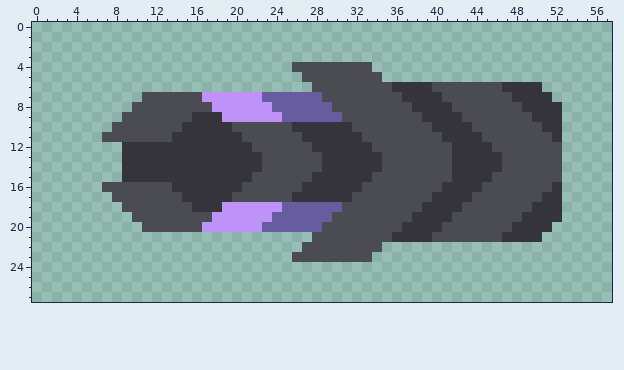
Two versions of one pixel-art sprite, sprites/units/impulse-leg-base.png. The picture above was drawn from the file before the commit.
The file is 58x28 pixels.
Once edited:
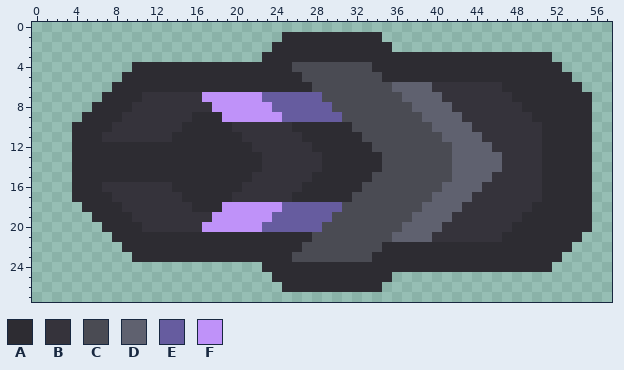
Palette (. is transparent): A #2d2c32  B #35333b  C #4a4b53  D #5f616f  E #665c9f  F #bf92f9
Diff:
@@ x 0..57 @@
  0 ..........................................................
- 1 ..........................................................
- 2 ..........................................................
- 3 ..........................................................
- 4 ..........................CCCCCCCC........................
- 5 ...........................CCCCCCCC.......................
- 6 ............................CCCCCCCCBBBBCCCCCCCBBBB.......
- 7 ...........CCCCCCFFFFFFEEEEEECCCCCCCCBBBBCCCCCCCBBBB......
- 8 ..........CCCCCCCCFFFFFFEEEEEECCCCCCCCBBBBCCCCCCCBBBB.....
- 9 .........CCCCCCCBBBFFFFFFEEEEEECCCCCCCCBBBBCCCCCCCBBB.....
-10 ........CCCCCCCBBBBBCCCCCCBBBBBBCCCCCCCCBBBBCCCCCCCBB.....
-11 .......CCCCCCCBBBBBBBCCCCCCBBBBBBCCCCCCCCBBBBCCCCCCCB.....
-12 .........BBBBBBBBBBBBBCCCCCCBBBBBBCCCCCCCCBBBBCCCCCCC.....
-13 .........BBBBBBBBBBBBBBCCCCCCBBBBBBCCCCCCCBBBBBCCCCCC.....
-14 .........BBBBBBBBBBBBBBCCCCCCBBBBBBCCCCCCCBBBBBCCCCCC.....
-15 .........BBBBBBBBBBBBBCCCCCCBBBBBBCCCCCCCCBBBBCCCCCCC.....
-16 .......CCCCCCCBBBBBBBCCCCCCBBBBBBCCCCCCCCBBBBCCCCCCCB.....
-17 ........CCCCCCCBBBBBCCCCCCBBBBBBCCCCCCCCBBBBCCCCCCCBB.....
-18 .........CCCCCCCBBBFFFFFFEEEEEECCCCCCCCBBBBCCCCCCCBBB.....
-19 ..........CCCCCCCCFFFFFFEEEEEECCCCCCCCBBBBCCCCCCCBBBB.....
-20 ...........CCCCCCFFFFFFEEEEEECCCCCCCCBBBBCCCCCCCBBBB......
-21 ............................CCCCCCCCBBBBCCCCCCCBBBB.......
-22 ...........................CCCCCCCC.......................
-23 ..........................CCCCCCCC........................
-24 ..........................................................
-25 ..........................................................
-26 ..........................................................
+ 1 .........................AAAAAAAAAA.......................
+ 2 ........................AAAAAAAAAAAA......................
+ 3 .......................AAAAAAAAAAAAAAAAAAAAAAAAAAAAA......
+ 4 ..........AAAAAAAAAAAAAAAACCCCCCCCAAAAAAAAAAAAAAAAAAA.....
+ 5 .........AAAAAAAAAAAAAAAAAACCCCCCCCAAAAAAAAAAAAAAAAAAA....
+ 6 ........AAAAAAAAAAAAAAAAAAAACCCCCCCCDDDDBBBBBBBAAAAAAAA...
+ 7 .......AAAABBBBBBFFFFFFEEEEEECCCCCCCCDDDDBBBBBBBAAAAAAAA..
+ 8 ......AAAABBBBBBBBFFFFFFEEEEEECCCCCCCCDDDDBBBBBBBAAAAAAA..
+ 9 .....AAAABBBBBBBAAAFFFFFFEEEEEECCCCCCCCDDDDBBBBBBBAAAAAA..
+10 ....AAAABBBBBBBAAAAABBBBBBAAAAAACCCCCCCCDDDDBBBBBBBAAAAA..
+11 ....AAABBBBBBBAAAAAAABBBBBBAAAAAACCCCCCCCDDDDBBBBBBAAAAA..
+12 ....AAAAAAAAAAAAAAAAAABBBBBBAAAAAACCCCCCCCDDDDBBBBBAAAAA..
+13 ....AAAAAAAAAAAAAAAAAAABBBBBBAAAAAACCCCCCCDDDDDBBBBAAAAA..
+14 ....AAAAAAAAAAAAAAAAAAABBBBBBAAAAAACCCCCCCDDDDDBBBBAAAAA..
+15 ....AAAAAAAAAAAAAAAAAABBBBBBAAAAAACCCCCCCCDDDDBBBBBAAAAA..
+16 ....AAABBBBBBBAAAAAAABBBBBBAAAAAACCCCCCCCDDDDBBBBBBAAAAA..
+17 ....AAAABBBBBBBAAAAABBBBBBAAAAAACCCCCCCCDDDDBBBBBBBAAAAA..
+18 .....AAAABBBBBBBAAAFFFFFFEEEEEECCCCCCCCDDDDBBBBBBBAAAAAA..
+19 ......AAAABBBBBBBBFFFFFFEEEEEECCCCCCCCDDDDBBBBBBBAAAAAAA..
+20 .......AAAABBBBBBFFFFFFEEEEEECCCCCCCCDDDDBBBBBBBAAAAAAAA..
+21 ........AAAAAAAAAAAAAAAAAAAACCCCCCCCDDDDBBBBBBBAAAAAAAA...
+22 .........AAAAAAAAAAAAAAAAAACCCCCCCCAAAAAAAAAAAAAAAAAAA....
+23 ..........AAAAAAAAAAAAAAAACCCCCCCCAAAAAAAAAAAAAAAAAAA.....
+24 .......................AAAAAAAAAAAAAAAAAAAAAAAAAAAAA......
+25 ........................AAAAAAAAAAAA......................
+26 .........................AAAAAAAAAA.......................
 27 ..........................................................
Pixel boxes of the changes (left, top, right, bottom) in both pictures:
changed: (72, 32, 592, 292)
